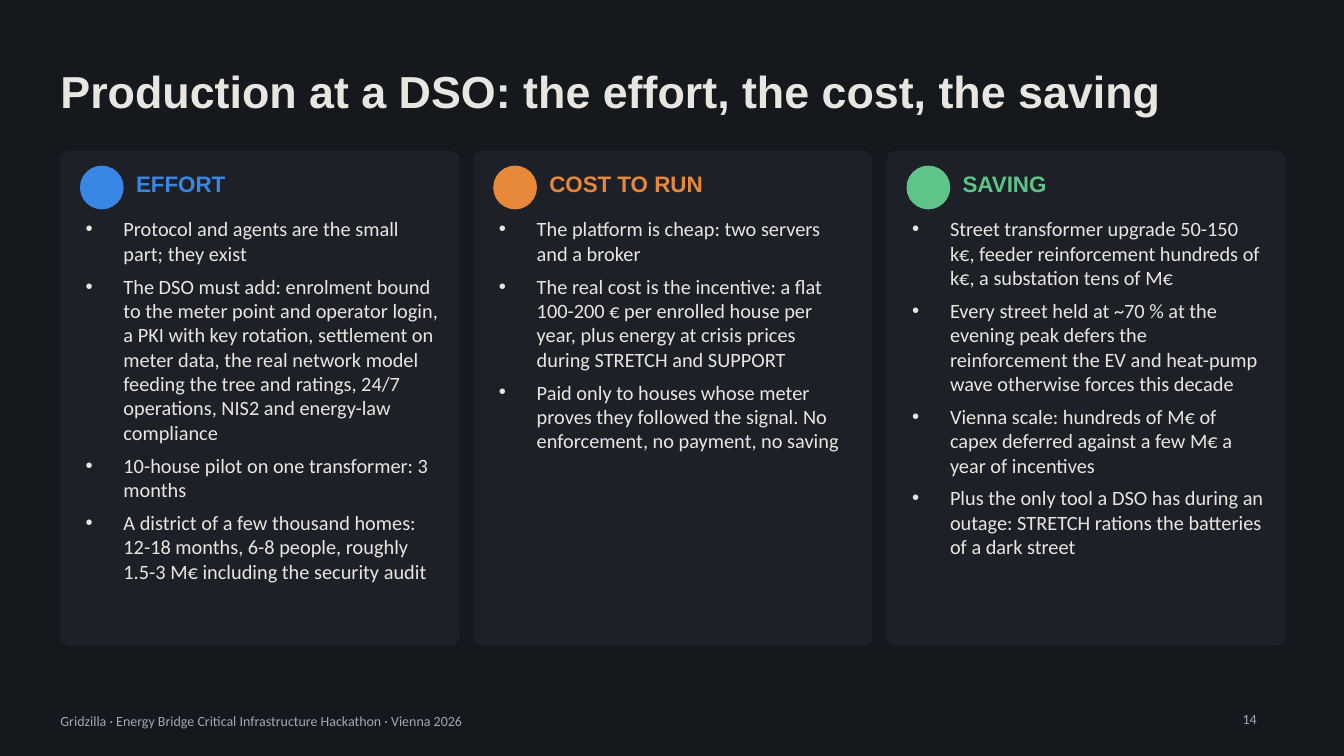
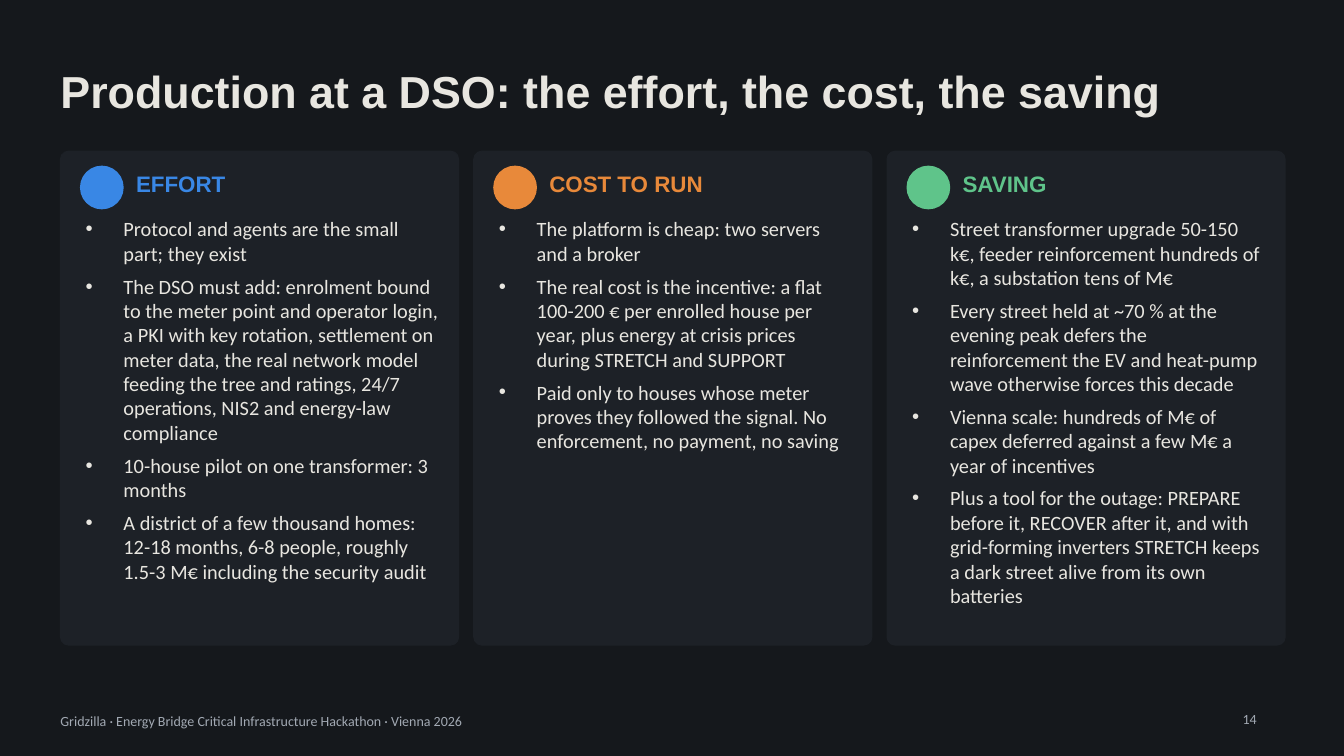
Before and after one commit to mathewstars/Gridzilla, a slide deck: slide 14 of docs/Gridzilla-pitch.pptx. Drawn at 1344x756 pixels with LibreOffice and Linux fonts; fonts in the diff are those of the drawing. Boxes give left, top, right and bottom in pixels: in the first picture for what was removed or moved away, otherwise in the second. Text is boxed around its words. In the diff, an @@ line names an element or a change of style, - is before the commit and + after.

```diff
--- a/docs/Gridzilla-pitch.pptx
+++ b/docs/Gridzilla-pitch.pptx
@@ text at bbox=[950, 491, 1259, 603]: text changed @@
-• Plus the only tool a DSO has during an outage: STRETCH rations the batteries of a dark street
+• Plus a tool for the outage: PREPARE before it, RECOVER after it, and with grid-forming inverters STRETCH keeps a dark street alive from its own batteries
```
Also in this commit, not shown: 2 other slides changed, 1 other file.
